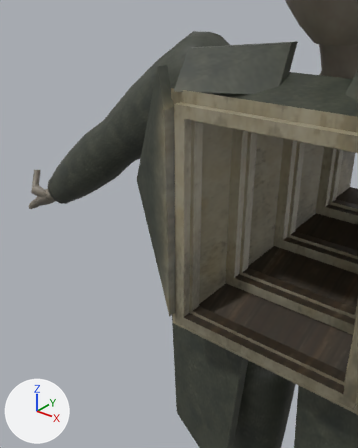
Before and after pictures for a commit that changed the FBX model Assets/Resources/Combat/RoomBody.fbx.
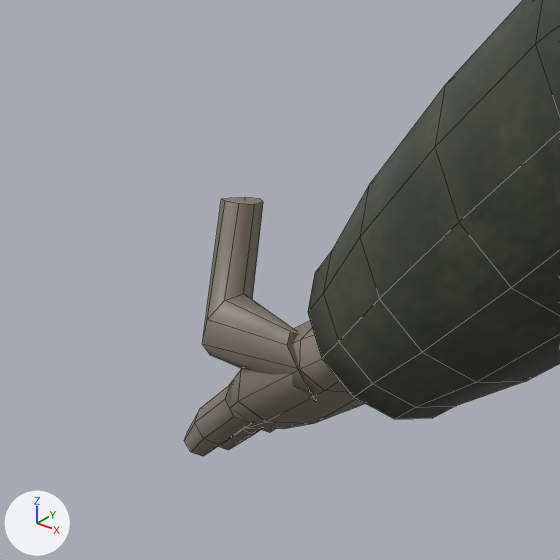
Each version appears first from a 50 mm camera at (0.284, -0.737, 1.539) aimed at (-0.432, 0.157, 0.985), and next in a close-up on the part from 0% to 24% of the width and 31% to 50% of the height. The lights are fixed; the arrows at lower left show +X, +Y and +Z. The first two pictures are the older version. Both versions are drawn at full value of the shape key 'RoomPoint' of 'GEO_HandThumb.R'; the numbers are the values there. The close-ups show mesh edges as thin lines.

Objects in the first close-up: 'GEO_Arm.R', 'GEO_HandFinger0.R', 'GEO_HandPalm.R', 'GEO_HandThumb.R' and 1 more.
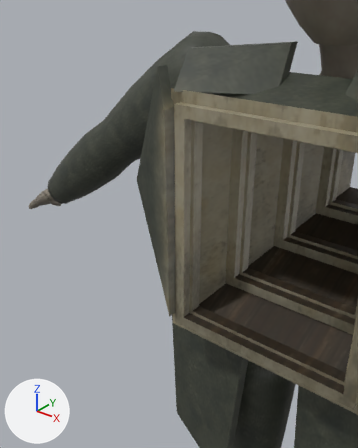
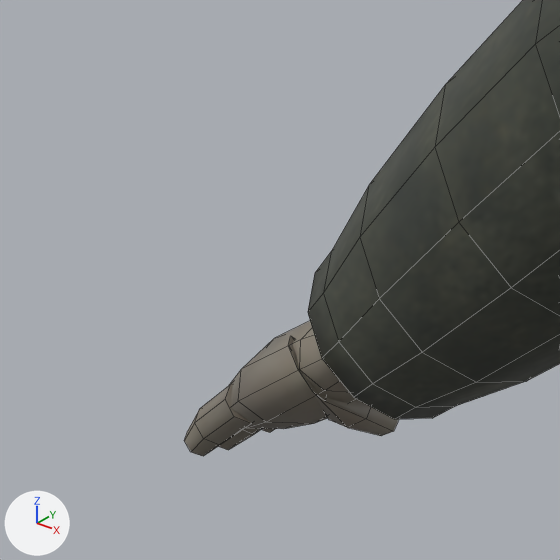
Where the change shows, as pixel boxes (x1, y1, x2, y2) in the close-ups (560 x 560 px):
'GEO_HandThumb.R', reshaped (51% shorter)
    before: (203, 197, 316, 402)
    after: (288, 336, 399, 436)

Patch to the scene script:
```diff
--- a/Assets/Resources/Combat/RoomBody.fbx.py
+++ b/Assets/Resources/Combat/RoomBody.fbx.py
@@ me_geo_handthumb_r_mesh @@
 # used by ob_geo_handthumb_r; location = (-0.678, -0.016, 1.069)
-me_geo_handthumb_r_mesh.from_pydata(...)  # 24 vertices, 18 faces; spans x -0.0856..-0.0073, y -0.0397..0.0038, z -0.0236..0.0414
+me_geo_handthumb_r_mesh.from_pydata(...)  # 24 vertices, 18 faces; spans x -0.0347..-0.0061, y -0.0356..0.0171, z -0.052..0.0017
+# me_geo_handthumb_r_mesh part 1: 23 of 24 vertices moved; they spanned x -0.0856..-0.0073, y -0.0397..0.0038, z -0.0236..0.0414 and now span x -0.0347..-0.0061, y -0.0329..0.0171, z -0.052..0.0017; mean shift (0.034, 0.0129, -0.0396); largest move (-0.0856, -0.0041, 0.038) -> (-0.0221, 0.0083, -0.052)
 me_geo_handthumb_r_mesh.materials.append(mat_room_flesh)
```
